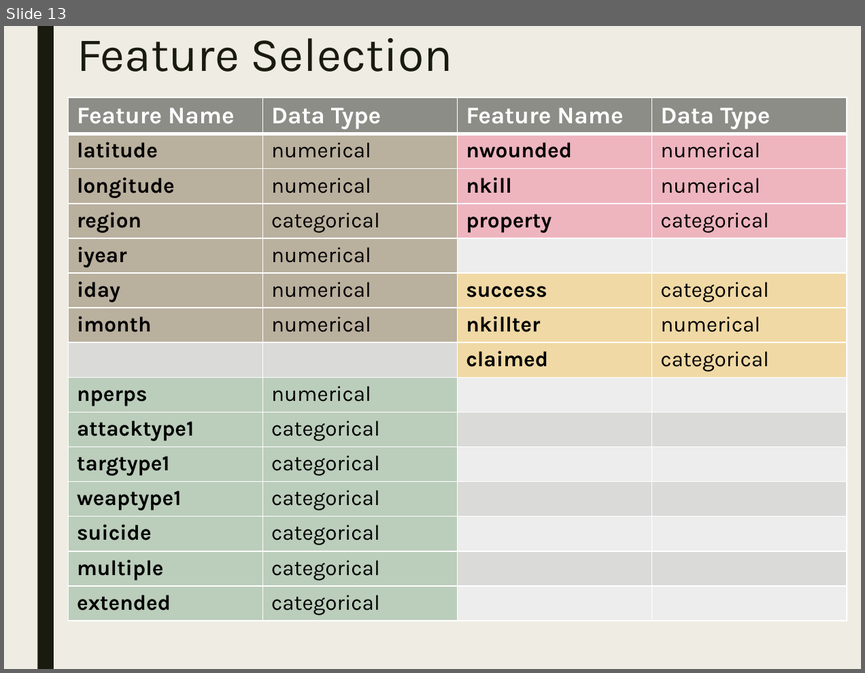
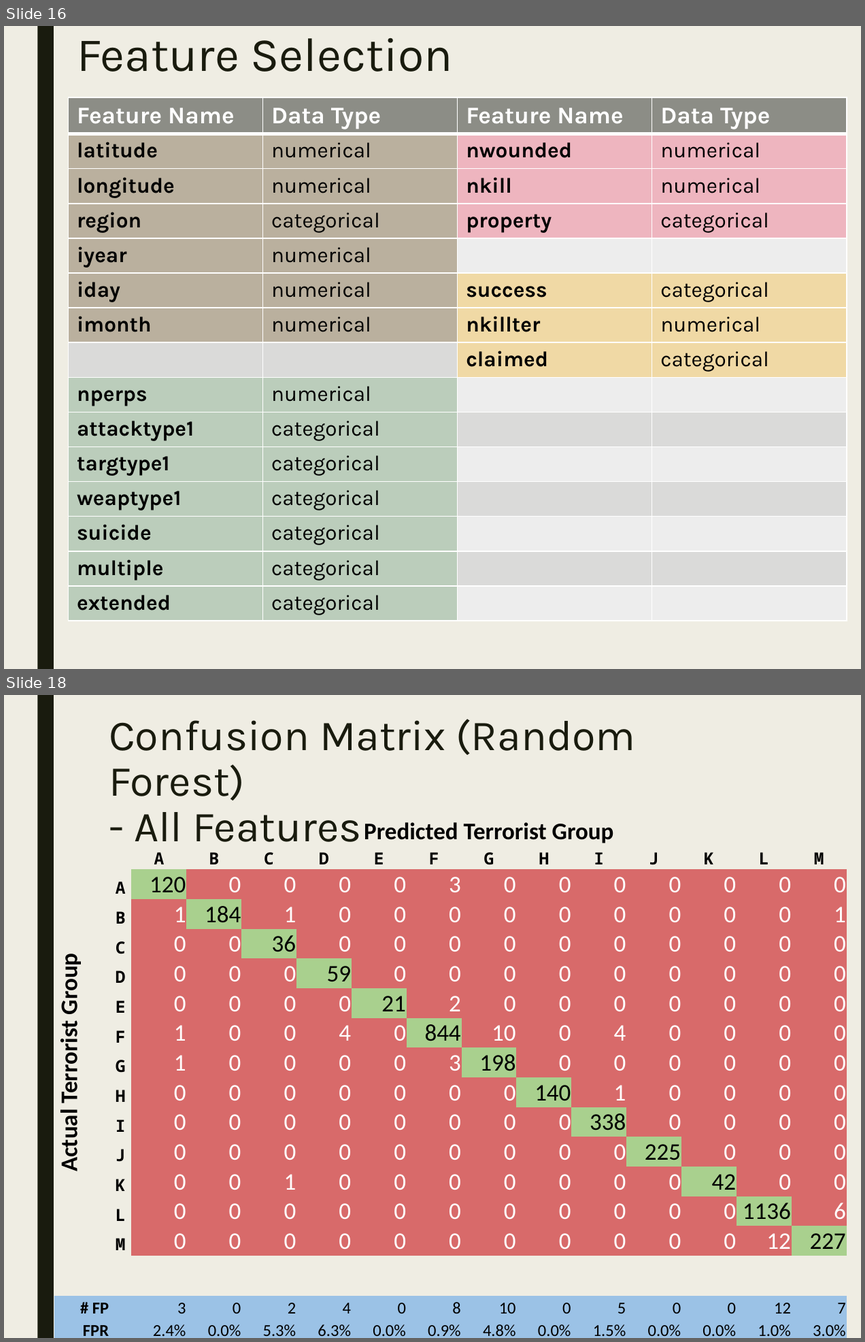
Before and after one commit to stats-learning-fall2019/final-project, a slide deck: presentation/gtdb-final-presentation.pptx. Shown one above the other, each under a label of ours: slide 13 before the commit, slides 16 and 18 after it; the slides between them are not shown. The pictures are 865x673 and 865x1342 pixels, drawn with LibreOffice and Linux fonts; fonts in the diff are those of the drawing. Boxes give left, top, right and bottom in pixels: in the first picture for what was removed or moved away, otherwise in the second. Text is boxed around its words. In the diff, an @@ line names an element or a change of style, - is before the commit and + after.

Commit message:
Updates presentation for "all features" models and adds graphics files

```diff
--- a/presentation/gtdb-final-presentation.pptx
+++ b/presentation/gtdb-final-presentation.pptx
@@ slide 18 added at bbox=[4, 695, 861, 1338], background #EFEDE3; not listed: 1 template element that a slide beside it also shows @@
@@ title added at bbox=[109, 719, 636, 842], 36 pt, text #191B0E @@
+Confusion Matrix (Random Forest)
+- All Features
@@ table added at bbox=[54, 817, 844, 1338], 18 rows, 15 columns @@
+ |  | Predicted Terrorist Group |  |  |  |  |  |  |  |  |  |  |  | 
+ |  | A | B | C | D | E | F | G | H | I | J | K | L | M
+Actual Terrorist Group | A | 120 | 0 | 0 | 0 | 0 | 3 | 0 | 0 | 0 | 0 | 0 | 0 | 0
+ | B | 1 | 184 | 1 | 0 | 0 | 0 | 0 | 0 | 0 | 0 | 0 | 0 | 1
+ | C | 0 | 0 | 36 | 0 | 0 | 0 | 0 | 0 | 0 | 0 | 0 | 0 | 0
+ | D | 0 | 0 | 0 | 59 | 0 | 0 | 0 | 0 | 0 | 0 | 0 | 0 | 0
+ | E | 0 | 0 | 0 | 0 | 21 | 2 | 0 | 0 | 0 | 0 | 0 | 0 | 0
+ | F | 1 | 0 | 0 | 4 | 0 | 844 | 10 | 0 | 4 | 0 | 0 | 0 | 0
+ | G | 1 | 0 | 0 | 0 | 0 | 3 | 198 | 0 | 0 | 0 | 0 | 0 | 0
+ | H | 0 | 0 | 0 | 0 | 0 | 0 | 0 | 140 | 1 | 0 | 0 | 0 | 0
+ | I | 0 | 0 | 0 | 0 | 0 | 0 | 0 | 0 | 338 | 0 | 0 | 0 | 0
+ | J | 0 | 0 | 0 | 0 | 0 | 0 | 0 | 0 | 0 | 225 | 0 | 0 | 0
+ | K | 0 | 0 | 1 | 0 | 0 | 0 | 0 | 0 | 0 | 0 | 42 | 0 | 0
+ | L | 0 | 0 | 0 | 0 | 0 | 0 | 0 | 0 | 0 | 0 | 0 | 1136 | 6
+ | M | 0 | 0 | 0 | 0 | 0 | 0 | 0 | 0 | 0 | 0 | 0 | 12 | 227
+ |  |  |  |  |  |  |  |  |  |  |  |  |  | 
+# FP |  | 3 | 0 | 2 | 4 | 0 | 8 | 10 | 0 | 5 | 0 | 0 | 12 | 7
+FPR |  | 2.4% | 0.0% | 5.3% | 6.3% | 0.0% | 0.9% | 4.8% | 0.0% | 1.5% | 0.0% | 0.0% | 1.0% | 3.0%
@@ what was slide 13 is now slide 16 @@
```
Also in this commit, not shown: 3 slides changed, 3 other slides added, 6 other files.
